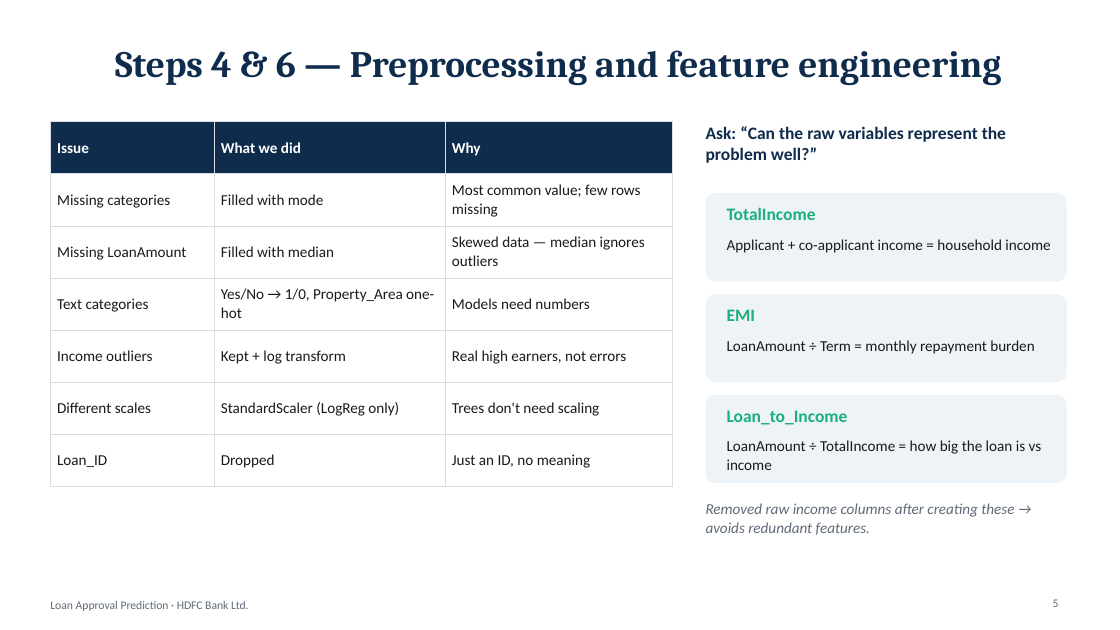
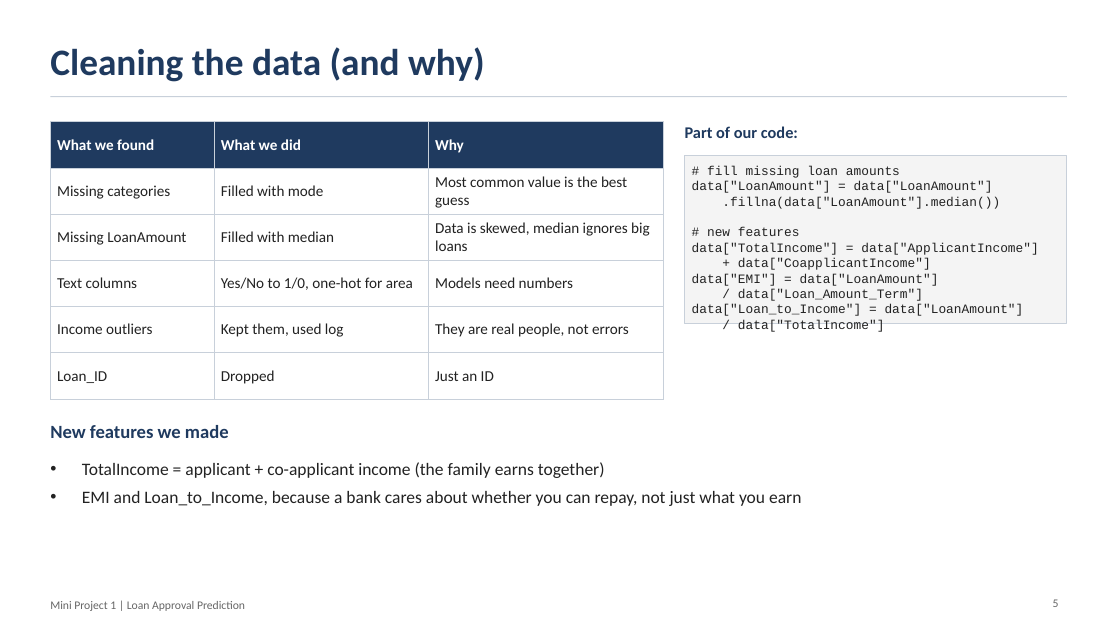
Before and after one commit to agamjotdhingra/mini-project-1, a slide deck: slide 5 of deliverables/Loan_Approval_Presentation.pptx. Drawn at 1120x630 pixels with LibreOffice and Linux fonts; fonts in the diff are those of the drawing. Boxes give left, top, right and bottom in pixels: in the first picture for what was removed or moved away, otherwise in the second. Text is boxed around its words. In the diff, an @@ line names an element or a change of style, - is before the commit and + after.

```diff
--- a/deliverables/Loan_Approval_Presentation.pptx
+++ b/deliverables/Loan_Approval_Presentation.pptx
@@ title at bbox=[50, 47, 485, 82]: text changed; font Cambria to Calibri; text colour #0F2C4C to #1F3A5F @@
-Steps 4 & 6 — Preprocessing and feature engineering
+Cleaning the data (and why)
@@ line added from (50, 97) to (1067, 97), #C8D0DA 1 pt @@
@@ table at bbox=[50, 122, 664, 388] @@
-row 1: Issue | What we did | Why
-row 2: Missing categories | Filled with mode | Most common value; few rows missing
-row 3: Missing LoanAmount | Filled with median | Skewed data — median ignores outliers
-row 4: Text categories | Yes/No → 1/0, Property_Area one-hot | Models need numbers
-row 5: Income outliers | Kept + log transform | Real high earners, not errors
-row 6: Different scales | StandardScaler (LogReg only) | Trees don't need scaling
-row 7: Loan_ID | Dropped | Just an ID, no meaning
+row 1: What we found | What we did | Why
+row 2: Missing categories | Filled with mode | Most common value is the best guess
+row 3: Missing LoanAmount | Filled with median | Data is skewed, median ignores big loans
+row 4: Text columns | Yes/No to 1/0, one-hot for area | Models need numbers
+row 5: Income outliers | Kept them, used log | They are real people, not errors
+row 6: Loan_ID | Dropped | Just an ID
@@ table: place and size @@
-table at bbox=[50, 122, 672, 472]
+table at bbox=[50, 122, 664, 388]
@@ text at bbox=[685, 126, 798, 138]: text changed; size 15 to 14 pt; text colour #0F2C4C to #1F3A5F @@
-Ask: “Can the raw variables represent the problem well?”
+Part of our code:
@@ rectangle added at bbox=[685, 155, 1067, 323], fill #F4F4F4, outline #C8D0DA 0.75 pt, 11 pt, text #222222 @@
+# fill missing loan amounts
+data["LoanAmount"] = data["LoanAmount"]
+.fillna(data["LoanAmount"].median())
+# new features
+data["TotalIncome"] = data["ApplicantIncome"]
++ data["CoapplicantIncome"]
+data["EMI"] = data["LoanAmount"]
+/ data["Loan_Amount_Term"]
+data["Loan_to_Income"] = data["LoanAmount"]
+/ data["TotalIncome"]
@@ rounded rectangle removed at bbox=[706, 193, 1067, 281] @@
@@ text removed at bbox=[727, 207, 816, 220] @@
-TotalIncome
@@ rounded rectangle removed at bbox=[706, 294, 1067, 382] @@
@@ text removed at bbox=[727, 309, 755, 321] @@
-EMI
@@ text removed at bbox=[727, 340, 1034, 354] @@
-LoanAmount ÷ Term = monthly repayment burden
@@ rounded rectangle removed at bbox=[706, 395, 1067, 483] @@
@@ text removed at bbox=[727, 410, 848, 425] @@
-Loan_to_Income
@@ text added at bbox=[50, 425, 229, 438], 16 pt, text #1F3A5F, bold @@
+New features we made
@@ text removed at bbox=[727, 440, 1042, 470] @@
-LoanAmount ÷ TotalIncome = how big the loan is vs income
@@ text at bbox=[82, 462, 801, 506]: text changed; size 13 to 15 pt; text colour #1A1A1A to #222222 @@
-Applicant + co-applicant income = household income
+• TotalIncome = applicant + co-applicant income (the family earns together)
+• EMI and Loan_to_Income, because a bank cares about whether you can repay, not just what you earn
@@ text removed at bbox=[706, 503, 1014, 535] @@
-Removed raw income columns after creating these → avoids redundant features.
@@ text at bbox=[50, 601, 245, 611]: text changed; text colour #5F6B78 to #666666 @@
-Loan Approval Prediction · HDFC Bank Ltd.
+Mini Project 1 | Loan Approval Prediction
```
Also in this commit, not shown: 4 other slides changed, 3 slides added, 3 slides removed, 5 other files.
